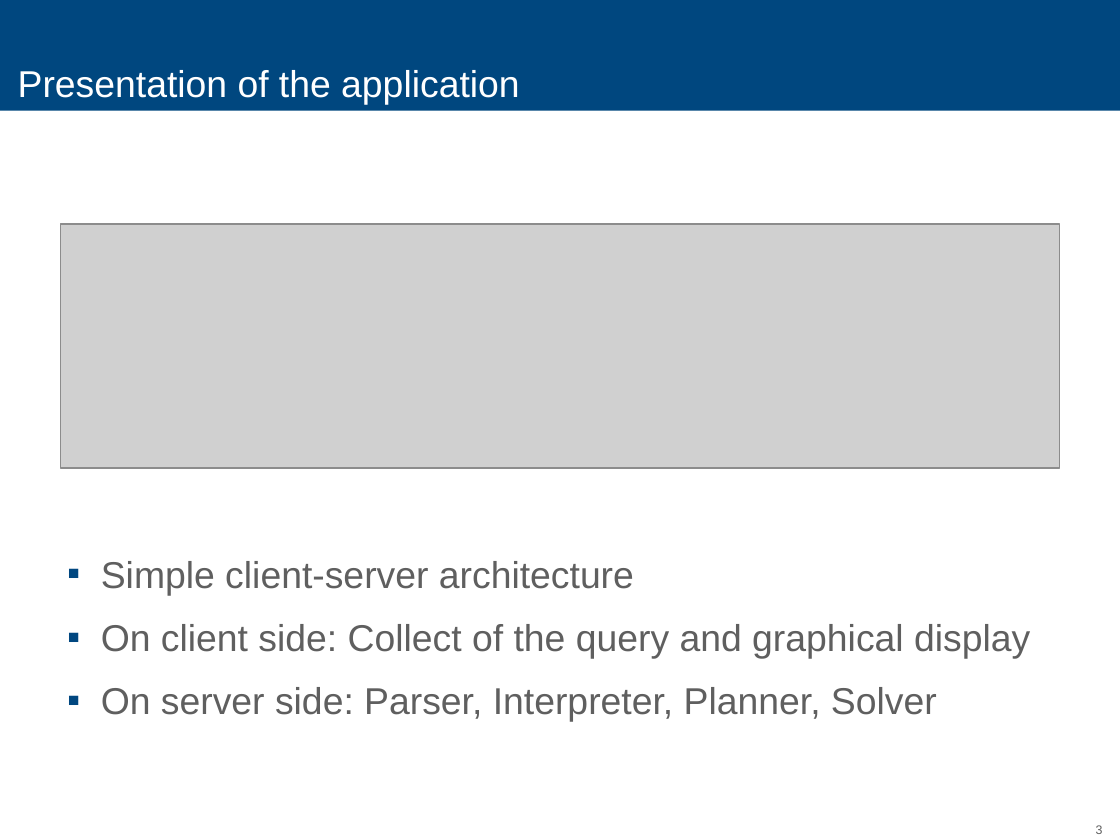
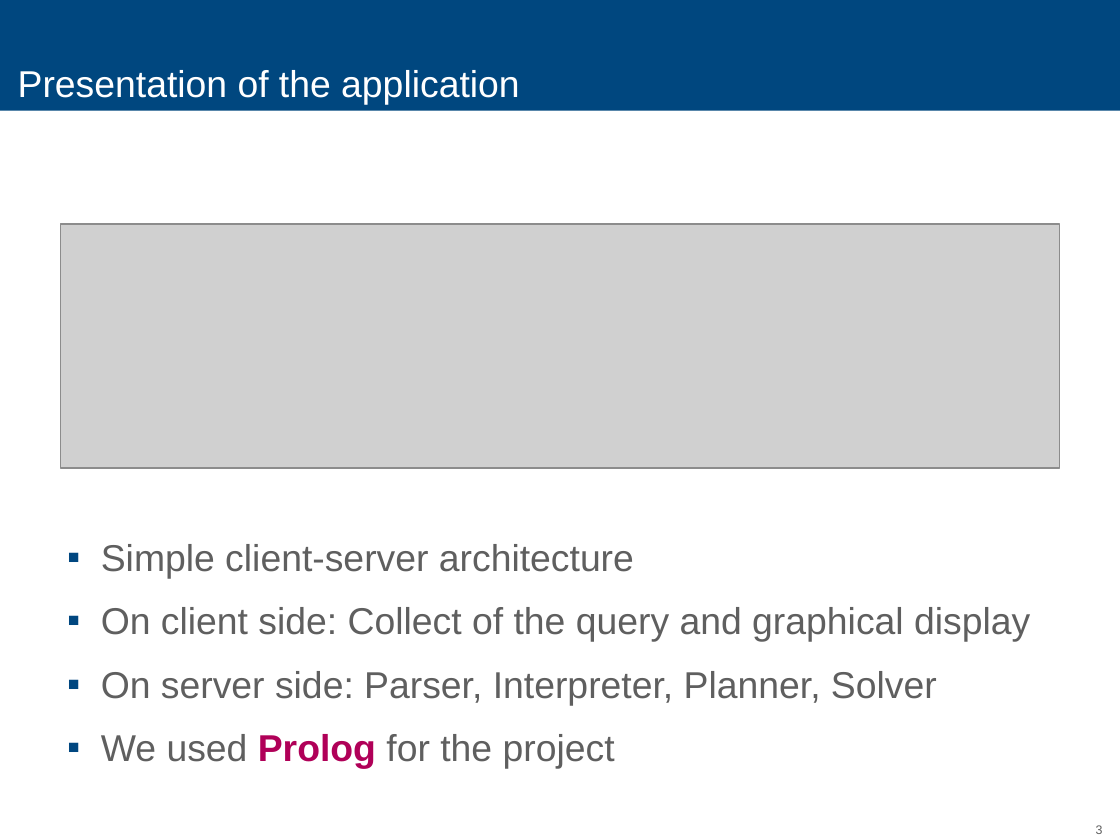
Before and after one commit to Medulli/shrdlite-chalmers, a slide deck: slide 3 of Report/AI.pptx. Drawn at 1120x840 pixels with LibreOffice and Linux fonts; fonts in the diff are those of the drawing; grey boxes stand for pictures. Boxes give left, top, right and bottom in pixels: in the first picture for what was removed or moved away, otherwise in the second. Text is boxed around its words. In the diff, an @@ line names an element or a change of style, - is before the commit and + after.

Commit message:
specify that we are using prolog

```diff
--- a/Report/AI.pptx
+++ b/Report/AI.pptx
@@ text "Simple client-server architecture": place and size @@
-text "Simple client-server architecture" at (101, 561, 1030, 722)
+text "Simple client-server architecture" at (101, 544, 1030, 769)
@@ text at (101, 734, 615, 769): paragraph added @@
+▪ We used Prolog for the project
```
Also in this commit, not shown: 1 other file.
